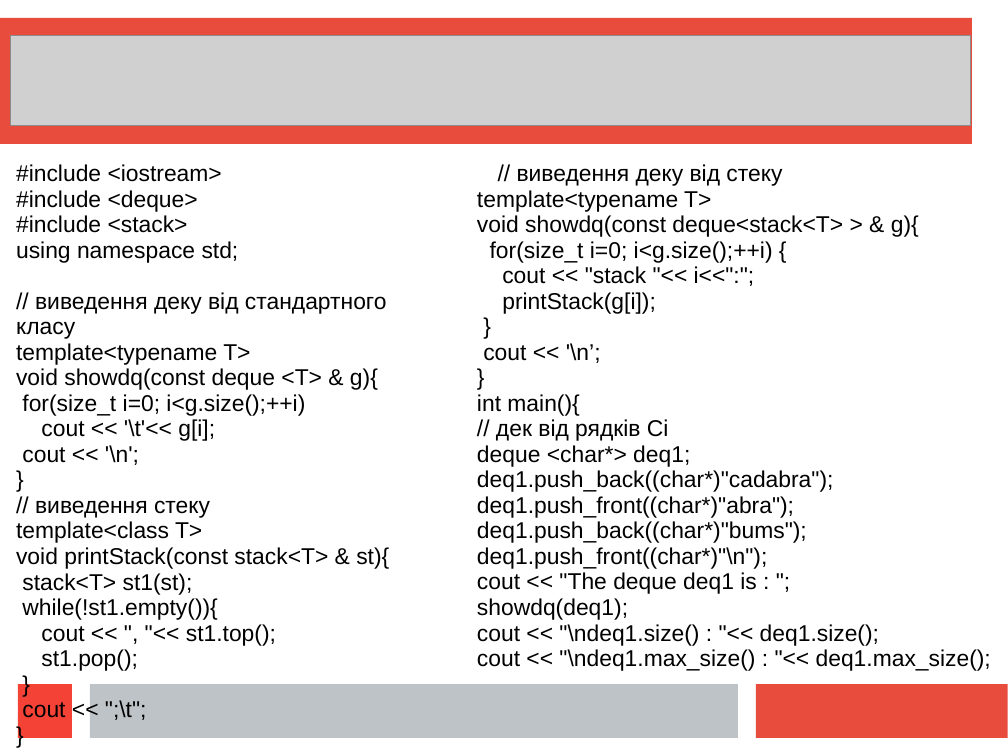
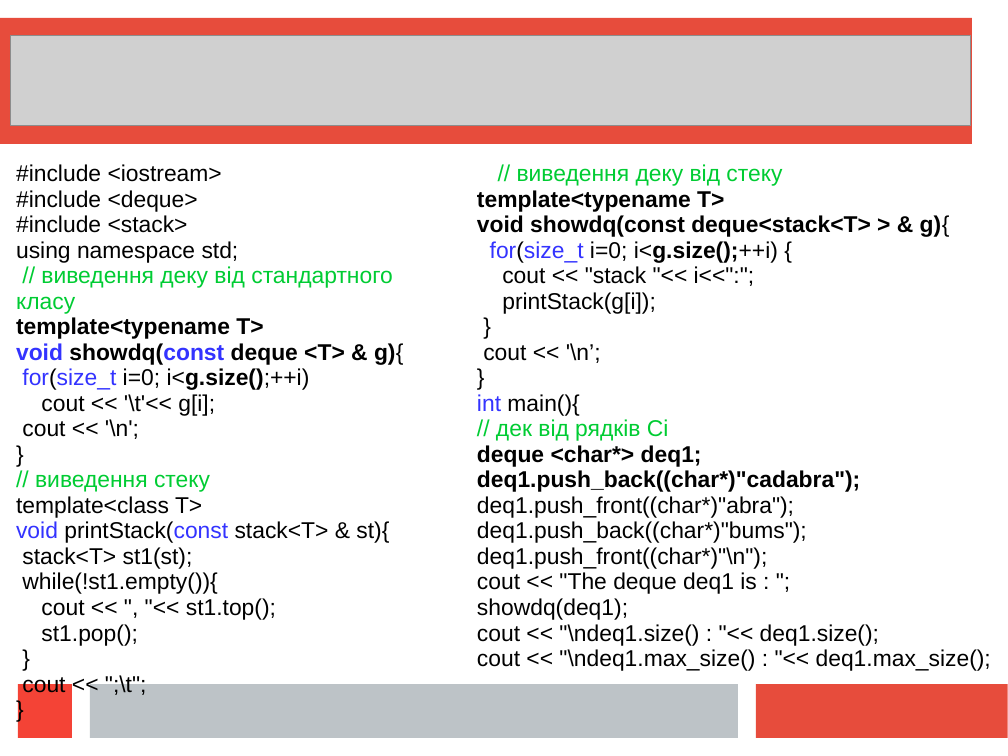
Before and after one commit to mecchmatProjects/CppCourse, a slide deck: slide 18 of Lect12/CppUkrTutor12_1.ppt. Drawn at 1008x756 pixels with LibreOffice and Linux fonts; fonts in the diff are those of the drawing; grey boxes stand for pictures. Boxes give left, top, right and bottom in pixels: in the first picture for what was removed or moved away, otherwise in the second. Text is boxed around its words. In the diff, an @@ line names an element or a change of style, - is before the commit and + after.

```diff
--- a/Lect12/CppUkrTutor12_1.ppt
+++ b/Lect12/CppUkrTutor12_1.ppt
@@ free "#include <iostream>": place and size @@
-free "#include <iostream>" at box(7, 156, 462, 753)
+free "#include <iostream>" at box(7, 156, 462, 727)
@@ text in free at box(477, 164, 950, 492): text colour #000000 to #00CC33 in "// виведення деку від стеку", "// дек від рядків Сі"; bold on in "template<typename T>", "void showdq(const deque<stack<T> > & g){", "i<g.size();++i)", "deque <char*> deq1;" and 1 more places; text colour #000000 to #3333FF in "for(size_t", "int" @@
@@ text in free at box(16, 266, 403, 543): text colour #000000 to #00CC33 in "// виведення деку від стандартного класу", "// виведення стеку"; bold on in "template<typename T>", "void showdq(const deque <T> & g){", "i<g.size();++i)"; text colour #000000 to #3333FF in "void showdq(const", "for(size_t", "void printStack(const" @@
```
Also in this commit, not shown: 11 other slides changed, 4 other files.
